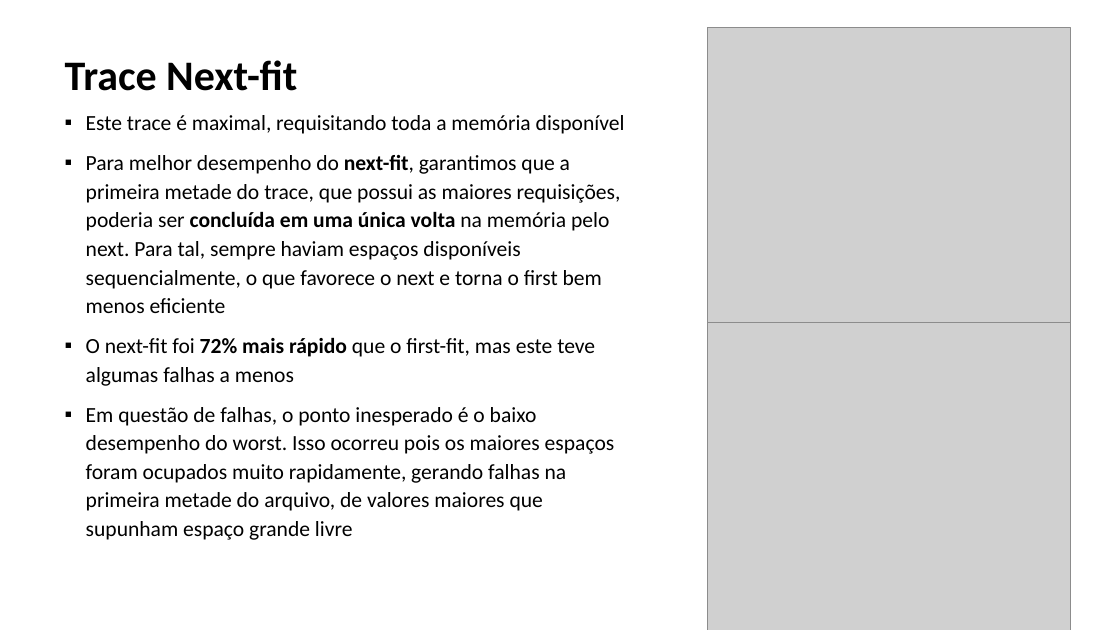
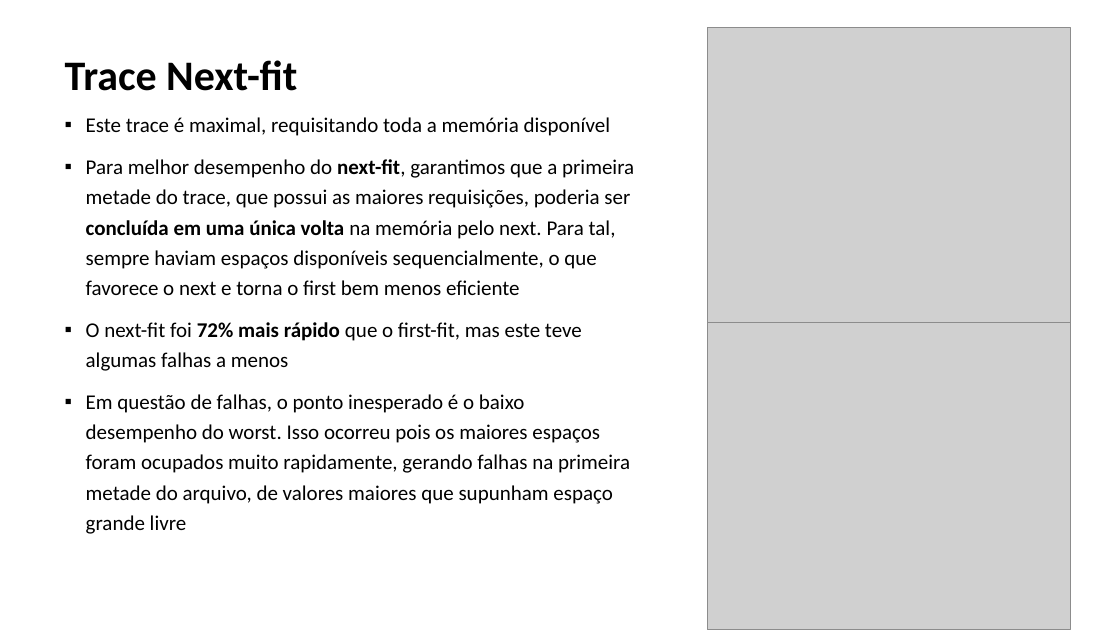
Before and after one commit to MagoDaZueira/MAC0422-EPs, a slide deck: slide 9 of EP3/apresentação/slides.pptx (slide 8 before the commit). Drawn at 1120x630 pixels with LibreOffice and Linux fonts; fonts in the diff are those of the drawing; grey boxes stand for pictures. Boxes give left, top, right and bottom in pixels: in the first picture for what was removed or moved away, otherwise in the second. Text is boxed around its words. In the diff, an @@ line names an element or a change of style, - is before the commit and + after.

```diff
--- a/EP3/apresentação/slides.pptx
+++ b/EP3/apresentação/slides.pptx
@@ text "Este trace é maximal, requisitando ..." at bbox=[86, 117, 634, 534]: size 18.5 to 18 pt; line spacing 1.1 to 1.2 @@
```
Also in this commit, not shown: 5 other slides changed, 1 slide added, 25 other files.
